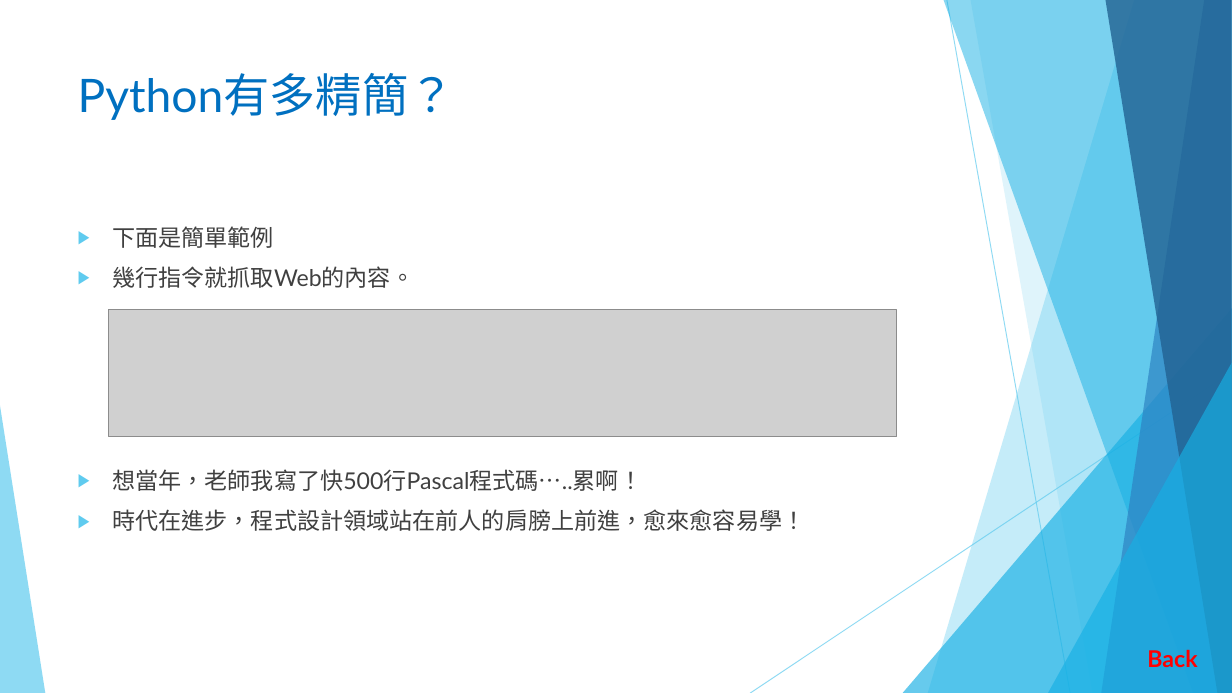
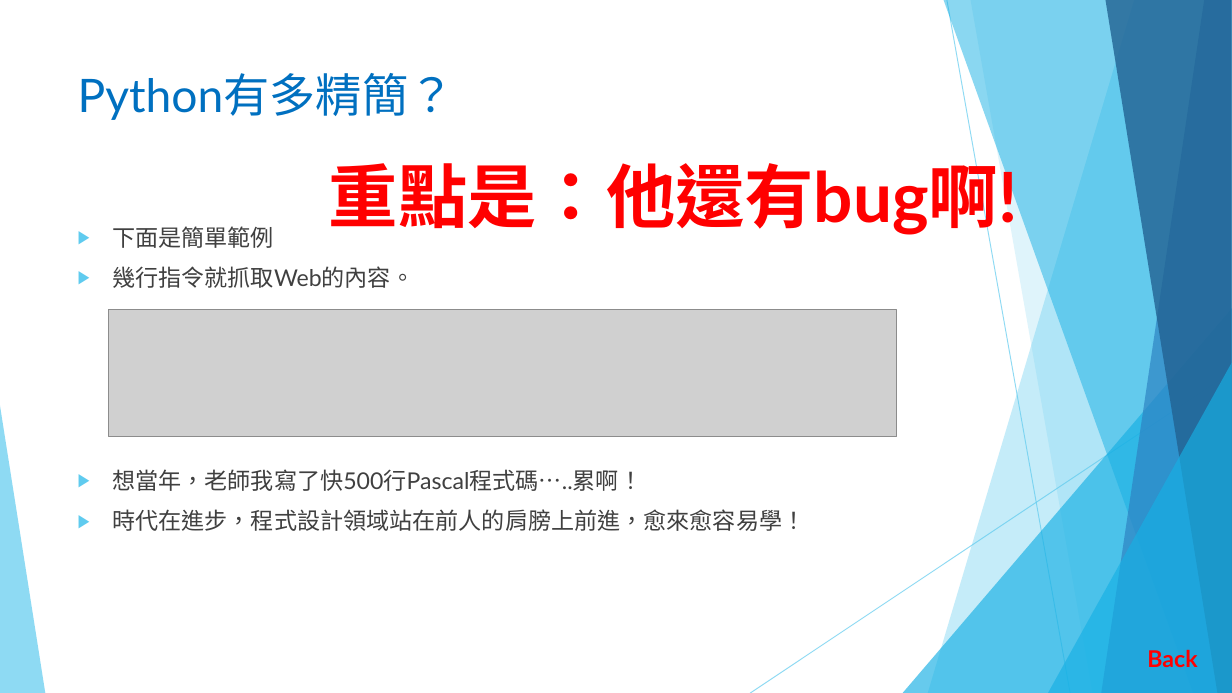
Before and after one commit to liulawsi/My_PPTs, a slide deck: slide 22 of LCC/Python/00b_Python簡介.pptx (slide 21 before the commit). Drawn at 1232x693 pixels with LibreOffice and Linux fonts; fonts in the diff are those of the drawing; grey boxes stand for pictures; background and template pictures are left out. Boxes give left, top, right and bottom in pixels: in the first picture for what was removed or moved away, otherwise in the second. Text is boxed around its words. In the diff, an @@ line names an element or a change of style, - is before the commit and + after.

```diff
--- a/LCC/Python/00b_Python簡介.pptx
+++ b/LCC/Python/00b_Python簡介.pptx
@@ text added at <box>329,152,1018,239</box>, 54 pt, text #FF0000, bold @@
+重點是：他還有bug啊!
```
Also in this commit, not shown: 1 other slide changed, 1 slide added, 8 other files.
